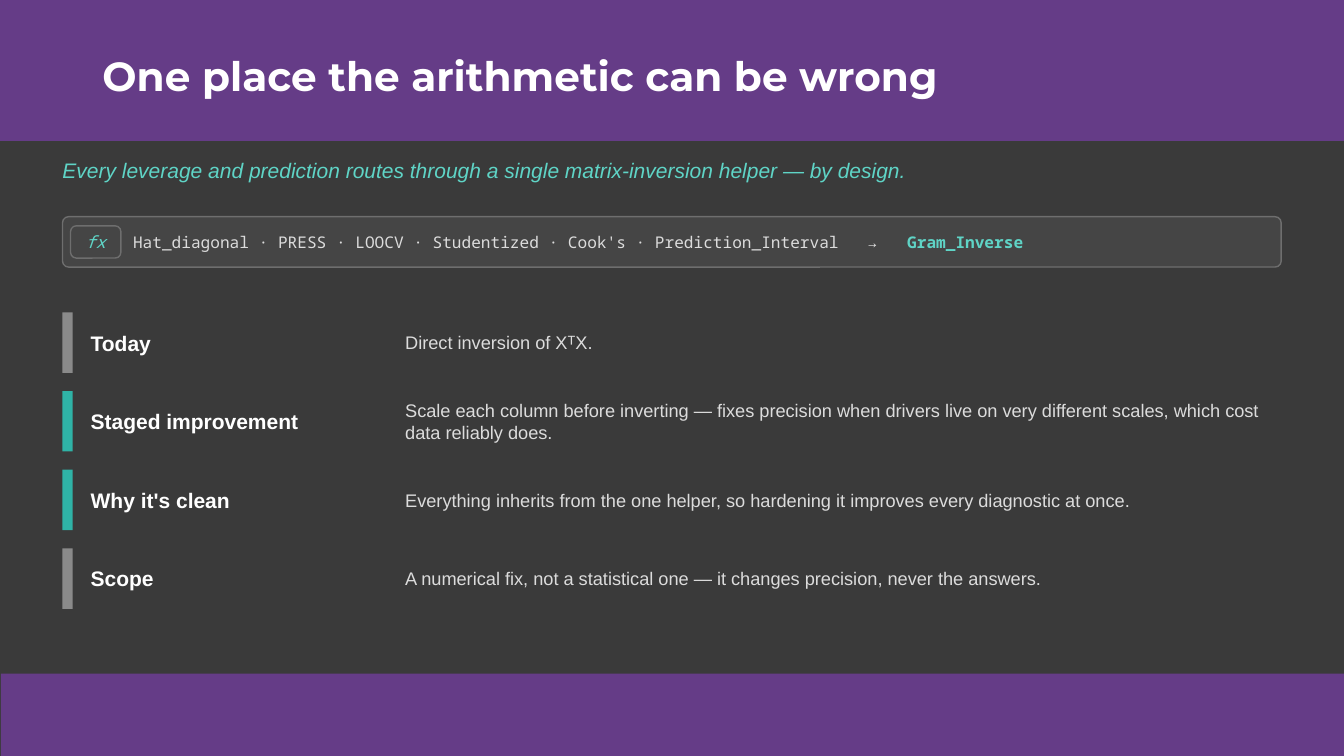
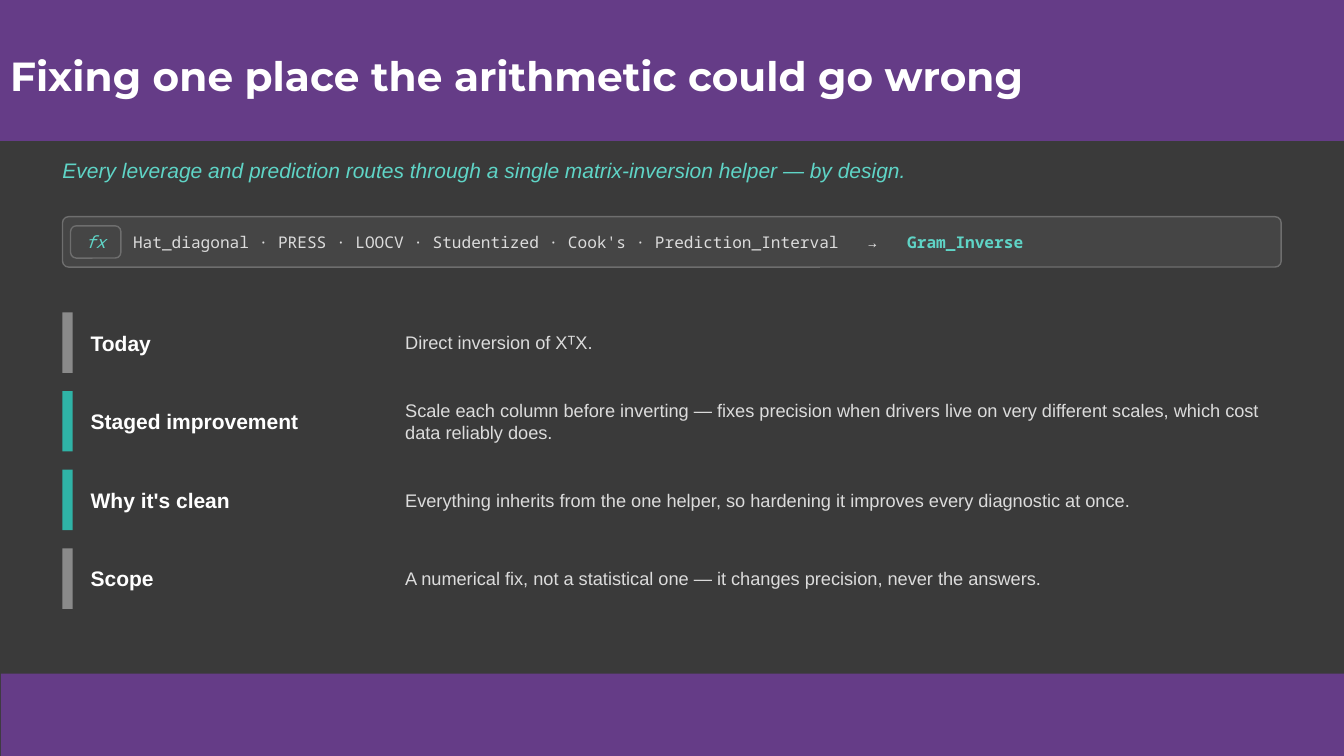
Before and after one commit to colodnerdata/Statistical_Analysis_Lambda_Catalog, a slide deck: slide 47 of Presentations/Excel is Turing Complete CECOP Colodner.pptx. Drawn at 1344x756 pixels with LibreOffice and Linux fonts; fonts in the diff are those of the drawing. Boxes give left, top, right and bottom in pixels: in the first picture for what was removed or moved away, otherwise in the second. Text is boxed around its words. In the diff, an @@ line names an element or a change of style, - is before the commit and + after.

```diff
--- a/Presentations/Excel is Turing Complete CECOP Colodner.pptx
+++ b/Presentations/Excel is Turing Complete CECOP Colodner.pptx
@@ title at (10,59,1023,99): text changed @@
-One place the arithmetic can be wrong
+Fixing one place the arithmetic could go wrong
```
Also in this commit, not shown: 12 other slides changed, 1 slide added, 1 slide removed, 2 other files.
